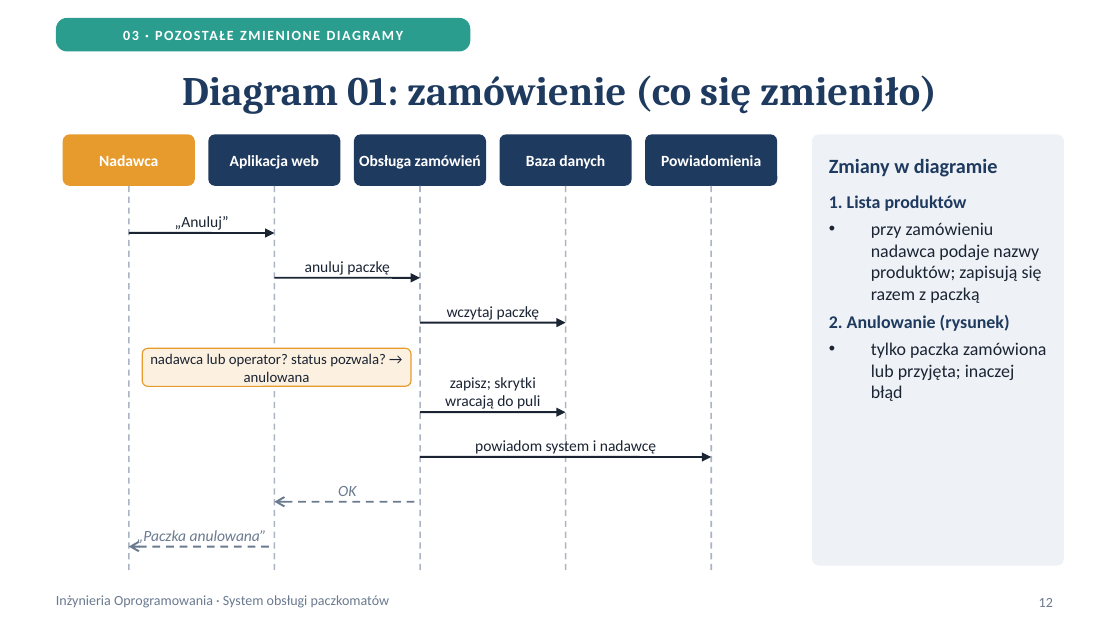
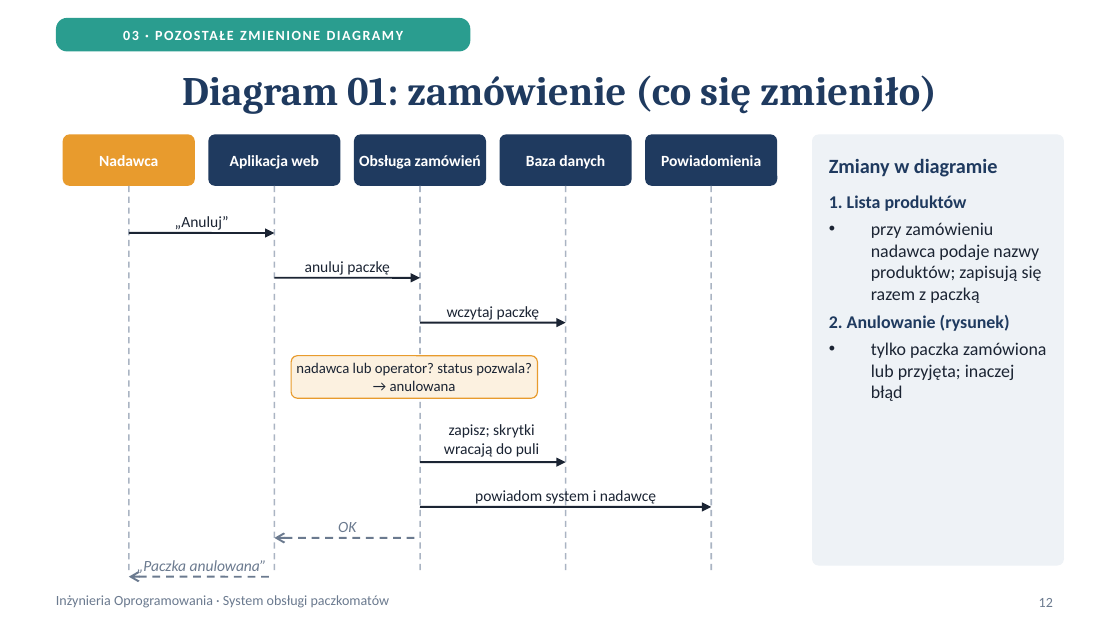
Before and after one commit to AGH-ISI-projects/package-management, a slide deck: slide 12 of krzycha/docs/nowe/prezentacja_final.pptx. Drawn at 1120x630 pixels with LibreOffice and Linux fonts; fonts in the diff are those of the drawing. Boxes give left, top, right and bottom in pixels: in the first picture for what was removed or moved away, otherwise in the second. Text is boxed around its words. In the diff, an @@ line names an element or a change of style, - is before the commit and + after.

```diff
--- a/krzycha/docs/nowe/prezentacja_final.pptx
+++ b/krzycha/docs/nowe/prezentacja_final.pptx
@@ rounded rectangle "nadawca lub operator? status pozwala? ...": place and size @@
-rounded rectangle "nadawca lub operator? status pozwala? ..." at bbox=[142, 348, 411, 386]
+rounded rectangle "nadawca lub operator? status pozwala? ..." at bbox=[291, 356, 538, 399]
@@ text "OK": place and size @@
-text "OK" at bbox=[338, 486, 356, 496]
+text "OK" at bbox=[338, 522, 356, 532]
@@ 2 texts, 2 arrows: place and size @@
-2 texts, 2 arrows at bbox=[420, 377, 711, 457]
+2 texts, 2 arrows at bbox=[420, 424, 711, 507]
@@ text "„Paczka anulowana”": place and size @@
-text "„Paczka anulowana”" at bbox=[137, 530, 267, 544]
+text "„Paczka anulowana”" at bbox=[137, 560, 267, 574]
@@ arrow moved from (274, 502) - (420, 502) to (274, 538) - (420, 538) @@
@@ arrow moved from (129, 547) - (274, 547) to (129, 577) - (274, 577) @@
```
Also in this commit, not shown: 4 other slides changed, 3 other files.
